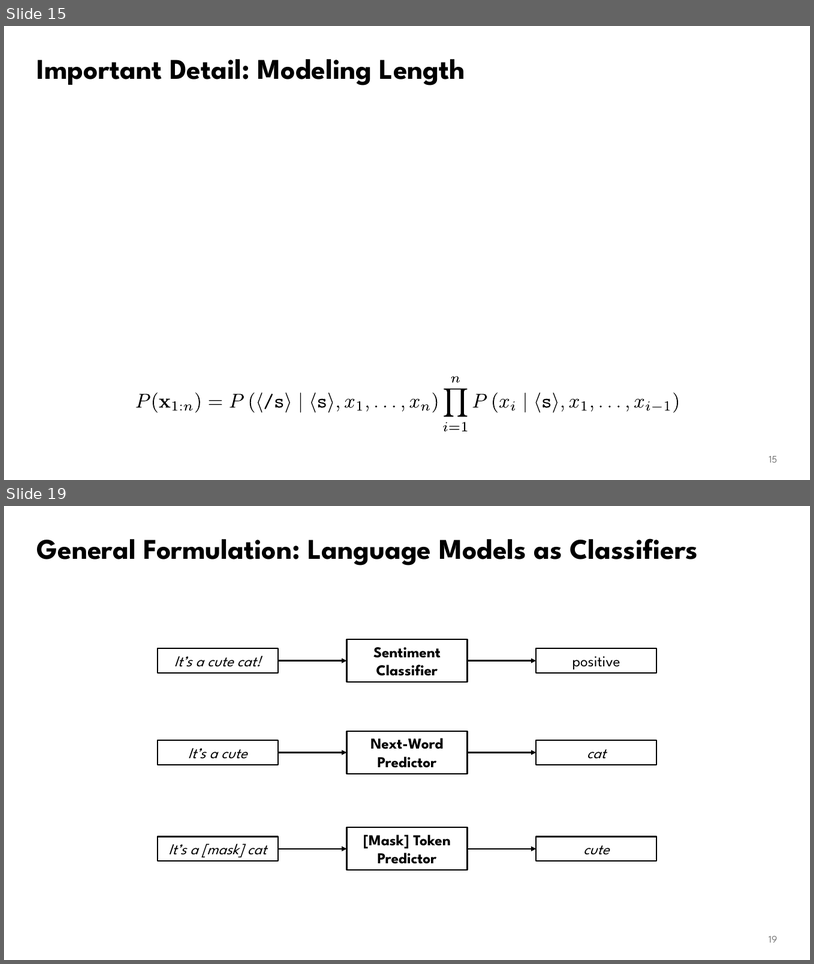
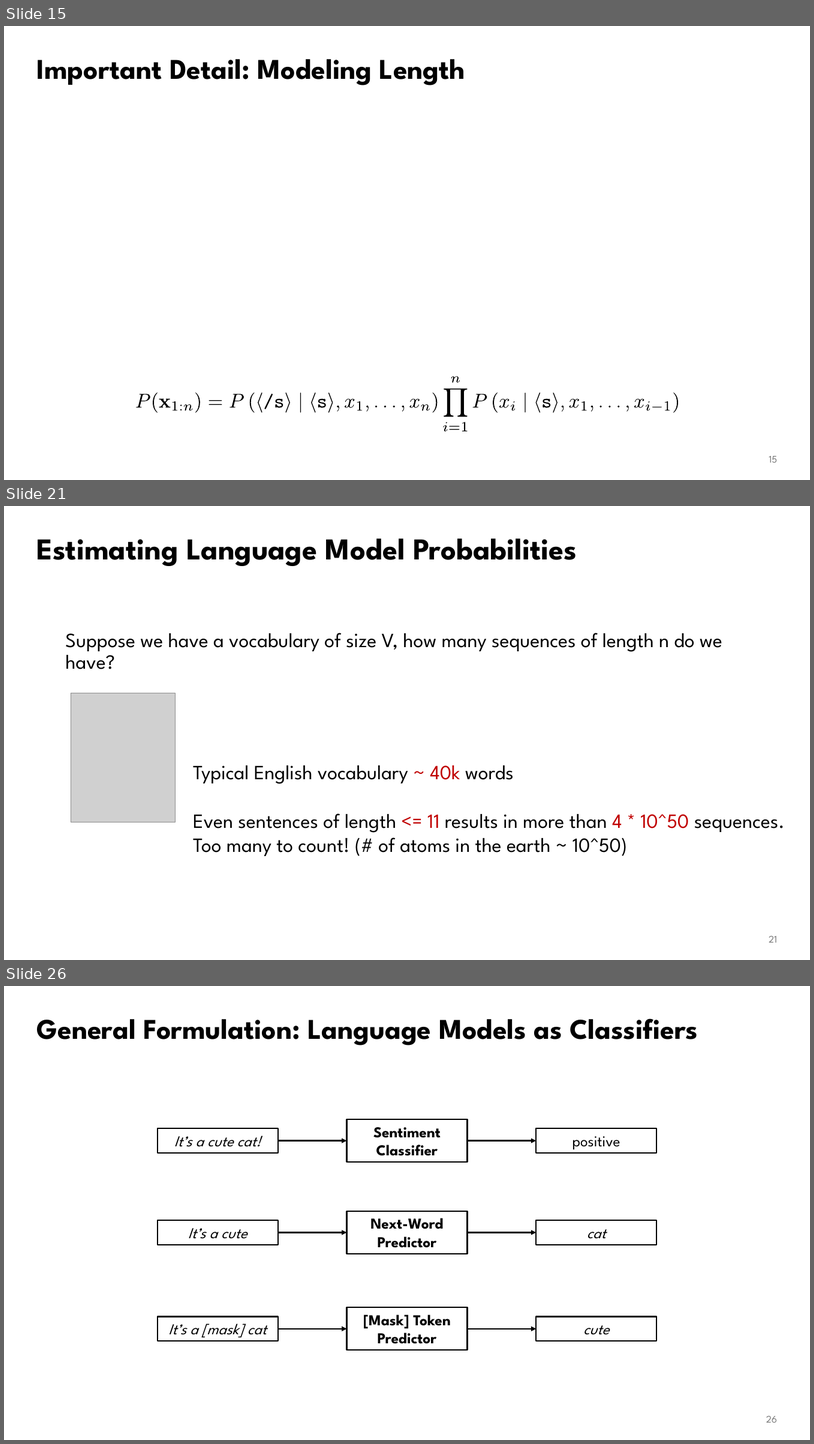
Before and after one commit to waterloo-nlp/intro-to-nlp-material, a slide deck: slides/lect6.1-lms.pptx. Shown one above the other, each under a label of ours: slides 15 and 19 before the commit, slides 15, 21 and 26 after it; the slides between them are not shown. The pictures are 814x964 and 814x1444 pixels, drawn with LibreOffice and Linux fonts; fonts in the diff are those of the drawing; grey boxes stand for pictures. Boxes give left, top, right and bottom in pixels: in the first picture for what was removed or moved away, otherwise in the second. Text is boxed around its words. In the diff, an @@ line names an element or a change of style, - is before the commit and + after.

```diff
--- a/slides/lect6.1-lms.pptx
+++ b/slides/lect6.1-lms.pptx
@@ slide 21 added at (4,506,810,960), background #FFFFFF @@
@@ title added at (37,538,577,566), 36 pt, text #000000, bold @@
+Estimating Language Model Probabilities
@@ text added at (65,633,723,669), 24 pt, text #000000 @@
+Suppose we have a vocabulary of size V, how many sequences of length n do we have?
@@ picture added at (71,693,176,822) @@
@@ text added at (193,765,785,856), 24 pt, text #000000 @@
+Typical English vocabulary ~ 40k words
+Even sentences of length <= 11 results in more than 4 * 10^50 sequences. Too many to count! (# of atoms in the earth ~ 10^50)
@@ page number added at (769,936,777,942), 12 pt, text #797979 @@
+21
@@ what was slide 19 is now slide 26 @@
@@ page number at (767,1416,777,1422): text changed @@
-19
+26
```
Also in this commit, not shown: 3 slides changed, 18 other slides added, 2 other files.
